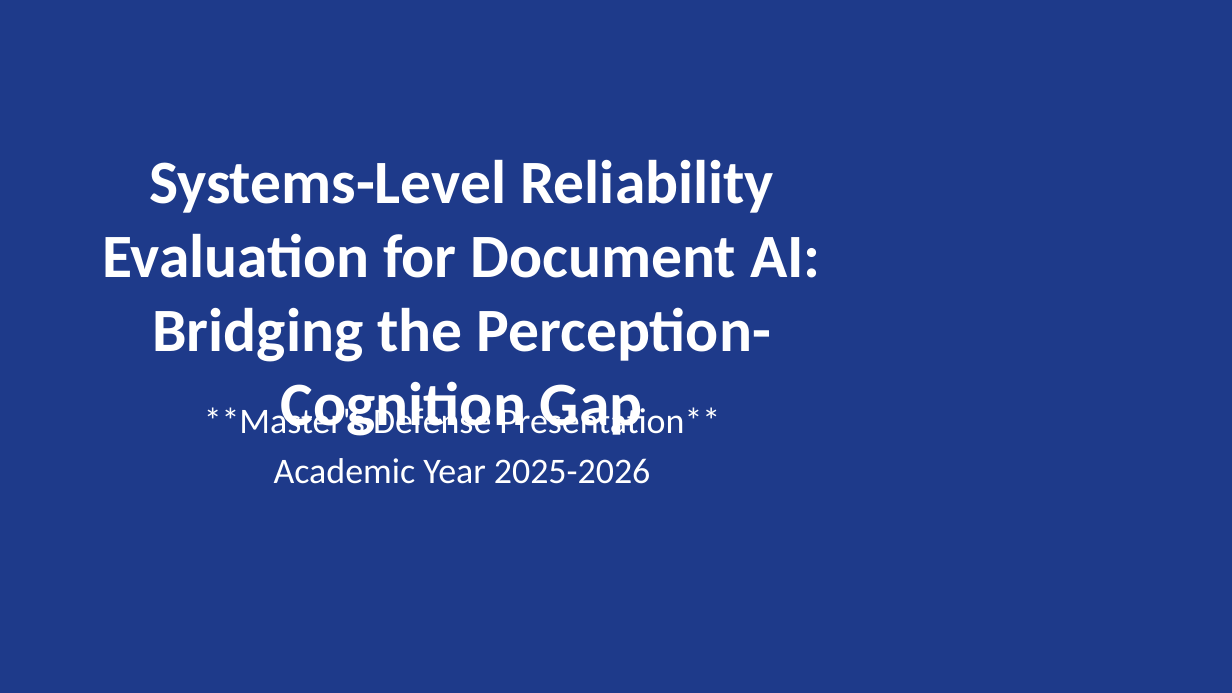
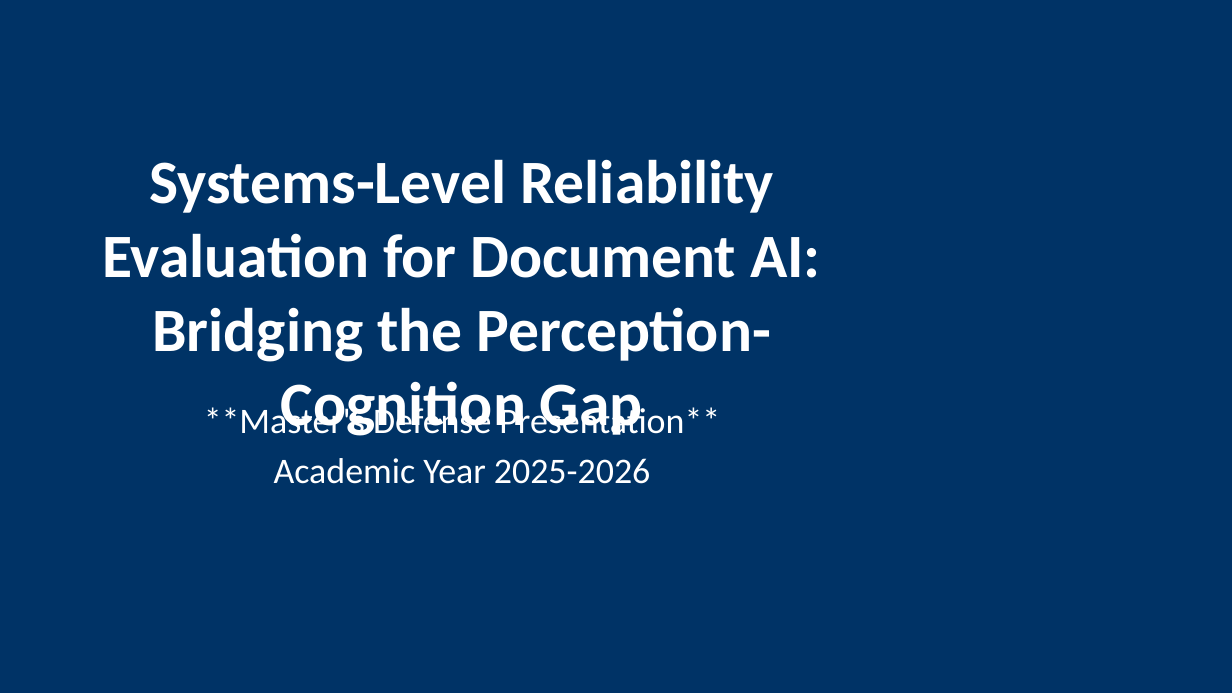
Before and after one commit to DESMOND135/DOCVQA-RAG-PERCEPTION-BENCHMARK, a slide deck: slide 1 of presentation/presentation.pptx. Drawn at 1232x693 pixels with LibreOffice and Linux fonts; fonts in the diff are those of the drawing. Boxes give left, top, right and bottom in pixels: in the first picture for what was removed or moved away, otherwise in the second. Text is boxed around its words. In the diff, an @@ line names an element or a change of style, - is before the commit and + after.

```diff
--- a/presentation/presentation.pptx
+++ b/presentation/presentation.pptx
@@ background #1E3A8A to #003366 @@
```
Also in this commit, not shown: 9 other slides changed, 6 other files.
